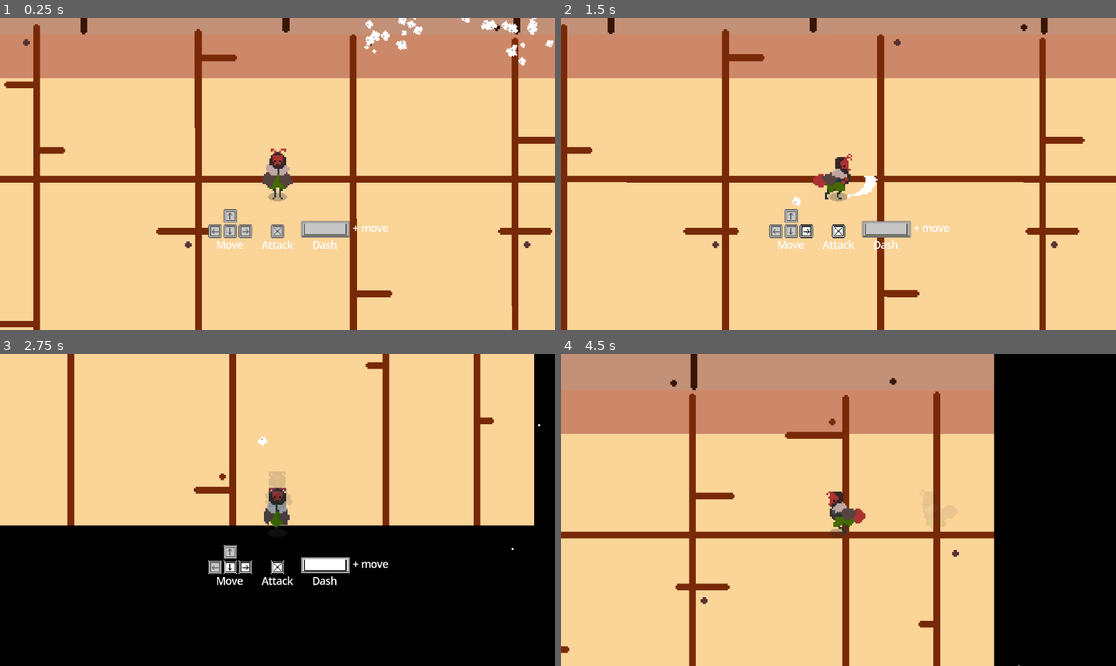
Above: before the commit, frames 1-4 (two rows, left to right).
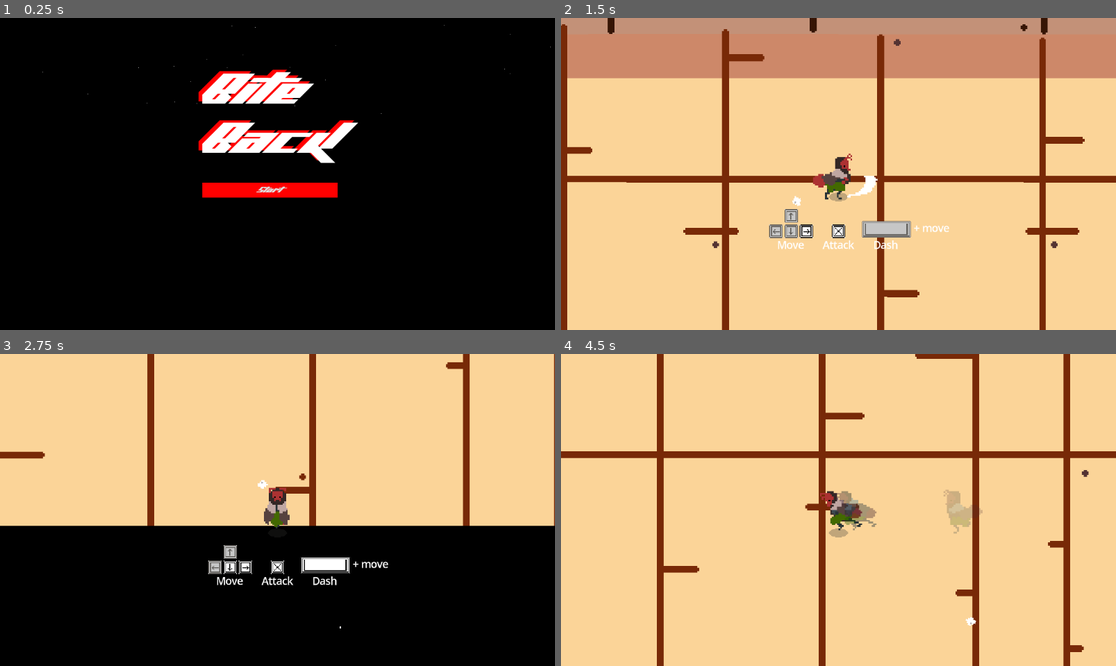
Above: after the commit, the same moments.

Repository: TroyAWilson/Bite_Back
Game: Godot game, scene res://scenes/title.tscn
Same seed, same stepped clock (60 frames per second), same inputs: the game is played once before the commit and once after it. Before the commit the project starts from res://scenes/game.tscn.
Inputs (mouse positions are in pixels of both pictures, inside the frame that each line leads up to):
- Up to frame 1 (0.25 s): no input
- Up to frame 2 (1.5 s): click (832, 189) at 0.5 s, where only the run after the commit has a clickable "Start"; tap Enter (ui_accept) at 1.25 s; hold Right (ui_right) from 1.28 s (still down); tap X (attack) at 1.35 s
- Up to frame 3 (2.75 s): tap Enter (ui_accept) at 1.52, 1.82, 2.27, 2.3, 2.57 s; tap Space (dash, bound only after the commit) at 1.55, 2.1 s; release Right (ui_right) at 2.03 s; hold Down (ui_down) from 2.03 s (still down)
- Up to frame 4 (4.5 s): release Down (ui_down) at 2.78 s; hold Right (ui_right) 2.78-3.53 s; tap Enter (ui_accept) at 2.85, 3.77, 4.07 s; tap X (attack) at 3.05, 3.6 s; hold Up (ui_up) 3.53-4.28 s; tap Space (dash, bound only after the commit) at 3.8, 4.35 s; hold Left (ui_left) from 4.28 s (still down)

The runs differ from the first frame. In frame 1, 100% of the frame differs, in the area x 0-100%, y 0-100%; in frame 2, nothing differs; in frame 3, 8.5%; in frame 4, 52%.

Commit message:
WIP controller support

Diff:
--- a/autoload/audio_controller.gd
+++ b/autoload/audio_controller.gd
@@ -9,6 +9,8 @@
 const steps := preload("res://audio/steps.mp3")
 const bossDie := preload("res://audio/BossDieSound.mp3")
 const victory := preload("res://audio/victory.mp3")
+const defeat := preload("res://audio/defeat.mp3")
+const menu := preload("res://audio/DavidKBD - Pink Bloom Pack - 08 - Lost Spaceship's Signal.ogg")
 
 func _ready() -> void:
 	music_player = AudioStreamPlayer.new()
@@ -17,12 +19,13 @@
 	add_child(music_player)
 	add_child(sfx_player)
 
-func play_music(stream: AudioStream) -> void:
+func play_music(stream: AudioStream, volume : float = -25.0) -> void:
 	if music_player.stream == stream and music_player.playing:
 		return
 
+	stream.loop = true
 	music_player.stream = stream
-	music_player.volume_db = -25.0
+	music_player.volume_db = volume
 	music_player.play()
 
 func play_bkg() -> void:
--- a/project.godot
+++ b/project.godot
@@ -11,7 +11,7 @@
 [application]
 
 config/name="Bite Back"
-run/main_scene="res://scenes/game.tscn"
+run/main_scene="res://scenes/title.tscn"
 config/features=PackedStringArray("4.3", "GL Compatibility")
 config/icon="res://icon.svg"
 
@@ -29,6 +29,37 @@
 attack={
 "deadzone": 0.5,
 "events": [Object(InputEventKey,"resource_local_to_scene":false,"resource_name":"","device":-1,"window_id":0,"alt_press …(192 unchanged characters)…
+, Object(InputEventJoypadButton,"resource_local_to_scene":false,"resource_name":"","device":-1,"button_index":2,"pressure":0.0,"pressed":true,"script":null)
+]
+}
+move_up={
+"deadzone": 0.5,
+"events": [Object(InputEventKey,"resource_local_to_scene":false,"resource_name":"","device":0,"window_id":0,"alt_pressed":false,"shift_pressed":false,"ctrl_pressed":false,"meta_pressed":false,"pressed":false,"keycode":0,"physical_keycode":4194320,"key_label":0,"unicode":0,"location":0,"echo":false,"script":null)
+, Object(InputEventJoypadMotion,"resource_local_to_scene":false,"resource_name":"","device":-1,"axis":1,"axis_value":-1.0,"script":null)
+]
+}
+move_down={
+"deadzone": 0.5,
+"events": [Object(InputEventKey,"resource_local_to_scene":false,"resource_name":"","device":-1,"window_id":0,"alt_pressed":false,"shift_pressed":false,"ctrl_pressed":false,"meta_pressed":false,"pressed":false,"keycode":0,"physical_keycode":4194322,"key_label":0,"unicode":0,"location":0,"echo":false,"script":null)
+, Object(InputEventJoypadMotion,"resource_local_to_scene":false,"resource_name":"","device":-1,"axis":1,"axis_value":1.0,"script":null)
+]
+}
+move_left={
+"deadzone": 0.5,
+"events": [Object(InputEventKey,"resource_local_to_scene":false,"resource_name":"","device":-1,"window_id":0,"alt_pressed":false,"shift_pressed":false,"ctrl_pressed":false,"meta_pressed":false,"pressed":false,"keycode":0,"physical_keycode":4194319,"key_label":0,"unicode":0,"location":0,"echo":false,"script":null)
+, Object(InputEventJoypadMotion,"resource_local_to_scene":false,"resource_name":"","device":-1,"axis":0,"axis_value":-1.0,"script":null)
+]
+}
+move_right={
+"deadzone": 0.5,
+"events": [Object(InputEventKey,"resource_local_to_scene":false,"resource_name":"","device":-1,"window_id":0,"alt_pressed":false,"shift_pressed":false,"ctrl_pressed":false,"meta_pressed":false,"pressed":false,"keycode":0,"physical_keycode":4194321,"key_label":0,"unicode":0,"location":0,"echo":false,"script":null)
+, Object(InputEventJoypadMotion,"resource_local_to_scene":false,"resource_name":"","device":-1,"axis":0,"axis_value":1.0,"script":null)
+]
+}
+dash={
+"deadzone": 0.5,
+"events": [Object(InputEventKey,"resource_local_to_scene":false,"resource_name":"","device":-1,"window_id":0,"alt_pressed":false,"shift_pressed":false,"ctrl_pressed":false,"meta_pressed":false,"pressed":false,"keycode":0,"physical_keycode":32,"key_label":0,"unicode":32,"location":0,"echo":false,"script":null)
+, Object(InputEventJoypadButton,"resource_local_to_scene":false,"resource_name":"","device":-1,"button_index":0,"pressure":0.0,"pressed":true,"script":null)
 ]
 }
 
--- a/scenes/enemy.tscn
+++ b/scenes/enemy.tscn
@@ -133,6 +133,18 @@
 "transitions": PackedFloat32Array(1),
 "update": 1,
 "values": [true]
+}
+tracks/10/type = "value"
+tracks/10/imported = false
+tracks/10/enabled = true
+tracks/10/path = NodePath("dangerZone:position")
+tracks/10/interp = 1
+tracks/10/loop_wrap = true
+tracks/10/keys = {
+"times": PackedFloat32Array(0),
+"transitions": PackedFloat32Array(1),
+"update": 0,
+"values": [Vector2(0, 0)]
 }
 
 [sub_resource type="Animation" id="Animation_53p5q"]
@@ -489,12 +501,65 @@
 "values": [true]
 }
 
+[sub_resource type="Animation" id="Animation_o4l5x"]
+resource_name = "swipe2"
+length = 0.3
+tracks/0/type = "value"
+tracks/0/imported = false
+tracks/0/enabled = true
+tracks/0/path = NodePath("dangerZone:position")
+tracks/0/interp = 1
+tracks/0/loop_wrap = true
+tracks/0/keys = {
+"times": PackedFloat32Array(0),
+"transitions": PackedFloat32Array(1),
+"update": 0,
+"values": [Vector2(0, 0)]
+}
+tracks/1/type = "value"
+tracks/1/imported = false
+tracks/1/enabled = true
+tracks/1/path = NodePath("hand:modulate")
+tracks/1/interp = 1
+tracks/1/loop_wrap = true
+tracks/1/keys = {
+"times": PackedFloat32Array(0),
+"transitions": PackedFloat32Array(1),
+"update": 0,
+"values": [Color(1, 1, 1, 1)]
+}
+tracks/2/type = "value"
+tracks/2/imported = false
+tracks/2/enabled = true
+tracks/2/path = NodePath("hand:rotation")
+tracks/2/interp = 1
+tracks/2/loop_wrap = true
+tracks/2/keys = {
+"times": PackedFloat32Array(0),
+"transitions": PackedFloat32Array(1),
+"update": 0,
+"values": [1.5708]
+}
+tracks/3/type = "value"
+tracks/3/imported = false
+tracks/3/enabled = true
+tracks/3/path = NodePath("hand:position")
+tracks/3/interp = 1
+tracks/3/loop_wrap = true
+tracks/3/keys = {
+"times": PackedFloat32Array(0, 0.3),
+"transitions": PackedFloat32Array(1, 1),
+"update": 0,
+"values": [Vector2(1362, 49), Vector2(-59, 49)]
+}
+
 [sub_resource type="AnimationLibrary" id="AnimationLibrary_q182u"]
 _data = {
 "RESET": SubResource("Animation_7f5y6"),
 "die": SubResource("Animation_53p5q"),
 "idle": SubResource("Animation_ocmx5"),
 "slam": SubResource("Animation_l2jbh"),
+"swipe2": SubResource("Animation_o4l5x"),
 "swipeA": SubResource("Animation_8il2r"),
 "swipeB": SubResource("Animation_xgv3t")
 }
@@ -516,6 +581,7 @@
 damping_max = 300.0
 scale_min = 0.4
 scale_max = 1.2
+color = Color(0.55, 0.48, 0.38, 0.7)
 
 [node name="Enemy" type="CharacterBody2D"]
 script = ExtResource("1_goghg")
@@ -547,10 +613,17 @@
 
 [node name="dangerZone" type="ColorRect" parent="."]
 visible = false
-offset_left = -679.0
-offset_top = 146.0
-offset_right = 617.0
-offset_bottom = 250.0
+anchors_preset = 8
+anchor_left = 0.5
+anchor_top = 0.5
+anchor_right = 0.5
+anchor_bottom = 0.5
+offset_left = -646.0
+offset_top = 30.0
+offset_right = 650.0
+offset_bottom = 134.0
+grow_horizontal = 2
+grow_vertical = 2
 color = Color(0.812789, 0, 0.0710967, 0.611765)
 metadata/_edit_use_anchors_ = true
 
--- a/scenes/game.tscn
+++ b/scenes/game.tscn
@@ -34,7 +34,7 @@
 texture = ExtResource("2_eym1y")
 
 [node name="Enemy" parent="." node_paths=PackedStringArray("player") instance=ExtResource("2_fmqdt")]
-position = Vector2(104, -55)
+position = Vector2(219, -80)
 player = NodePath("../Player")
 
 [node name="Player" parent="." instance=ExtResource("1_cp4mx")]
--- /dev/null
+++ b/scenes/title.tscn
@@ -0,0 +1,69 @@
+[gd_scene load_steps=6 format=3 uid="uid://ydpgk5nkrthg"]
+
+[ext_resource type="Script" path="res://scripts/title.gd" id="1_7ttlw"]
+[ext_resource type="FontFile" uid="uid://d5n2jvyc3i3y" path="res://hypik.otf" id="2_lga6n"]
+
+[sub_resource type="PlaceholderTexture2D" id="PlaceholderTexture2D_b08d1"]
+
+[sub_resource type="ParticleProcessMaterial" id="ParticleProcessMaterial_qiaew"]
+particle_flag_disable_z = true
+emission_shape = 3
+emission_box_extents = Vector3(1152, 20, 1)
+direction = Vector3(0, -1, 0)
+spread = 20.0
+initial_velocity_min = 10.0
+initial_velocity_max = 25.0
+gravity = Vector3(0, 0, 0)
+
+[sub_resource type="StyleBoxFlat" id="StyleBoxFlat_3755b"]
+bg_color = Color(1, 0, 0, 1)
+
+[node name="Title" type="Node2D"]
+script = ExtResource("1_7ttlw")
+
+[node name="background" type="Node2D" parent="."]
+
+[node name="Sprite2D" type="Sprite2D" parent="background"]
+modulate = Color(0, 0, 0, 1)
+z_index = -10
+position = Vector2(581.938, 324.938)
+scale = Vector2(1178.13, 662.125)
+texture = SubResource("PlaceholderTexture2D_b08d1")
+
+[node name="GPUParticles2D2" type="GPUParticles2D" parent="."]
+z_index = -5
+position = Vector2(0, 200)
+amount = 100
+process_material = SubResource("ParticleProcessMaterial_qiaew")
+lifetime = 15.0
+preprocess = 8.0
+visibility_rect = Rect2(-1000, -1000, 2000, 2000)
+
+[node name="RichTextLabel2" type="RichTextLabel" parent="."]
+offset_left = 412.0
+offset_top = 98.0
+offset_right = 748.0
+offset_bottom = 314.0
+theme_override_fonts/bold_font = ExtResource("2_lga6n")
+bbcode_enabled = true
+text = "[color=red][font_size=90][b]Bite Back"
+
+[node name="RichTextLabel" type="RichTextLabel" parent="."]
+offset_left = 420.0
+offset_top = 103.0
+offset_right = 756.0
+offset_bottom = 319.0
+theme_override_fonts/bold_font = ExtResource("2_lga6n")
+bbcode_enabled = true
+text = "[font_size=90][b]Bite Back"
+
+[node name="Button" type="Button" parent="."]
+offset_left = 420.0
+offset_top = 342.0
+offset_right = 701.0
+offset_bottom = 373.0
+theme_override_fonts/font = ExtResource("2_lga6n")
+theme_override_styles/normal = SubResource("StyleBoxFlat_3755b")
+text = "Start"
+
+[connection signal="pressed" from="Button" to="." method="_on_button_pressed"]
--- a/scripts/enemy.gd
+++ b/scripts/enemy.gd
@@ -5,6 +5,7 @@
 @onready var shadow := $shadow
 @onready var hand := $hand
 @onready var col := $CollisionShape2D
+@onready var hurtbox := $hurtbox/CollisionShape2D
 @onready var AP := $AnimationPlayer
 @onready var dangerZone := $dangerZone
 
@@ -31,10 +32,15 @@
 	col.disabled = true
 
 func _physics_process(delta: float) -> void:
+
+	#if Input.is_action_just_pressed("attack"):
+		#_swipe2()
+
+
 	if dead or enemyState == State.DEAD:
-
 		return
-
+	if GameController.playerReady:
+		visible = true
 	if GameController.playerReady and enemyState != State.ATTACKING:
 		await get_tree().create_timer(intervalSpeed).timeout
 		start_attack()
@@ -75,7 +81,7 @@
 			tween.tween_interval(0.7)
 		1:
 			pursue = false
-			tween.tween_callback(_swipe)
+			tween.tween_callback(_swipe2)
 			tween.tween_interval(intervalSpeed)
 
 	if enemyHealth <= 5 and SPEED < 130:
@@ -93,6 +99,42 @@
 	await AP.animation_finished
 	AP.play('idle')
 	await get_tree().create_timer(2).timeout
+	enemyState = State.IDLE
+
+func _swipe2() -> void:
+	#Reworked this to lock on to the player rather than be
+	# predefined locations
+
+	hand.visible = true
+	hand.modulate.a = 1
+	hand.rotate(deg_to_rad(90))
+	hurtbox.disabled = false
+	dangerZone.visible = true
+
+	pursue = false
+	enemyState = State.ATTACKING
+
+	var playerLocation = player.global_position
+
+	hurtbox.global_position = Vector2(400, playerLocation.y)
+	hand.global_position = Vector2(400, playerLocation.y)
+	dangerZone.global_position = Vector2(-800, playerLocation.y -25)
+
+	dangerZone.visible = true
+	await get_tree().create_timer(1).timeout
+	dangerZone.visible = false
+
+	var tween = create_tween()
+
+	tween.set_parallel(true)
+	tween.tween_property(hand, "global_position:x", -800, 1)
+	tween.tween_property(hurtbox, "global_position:x", -800, 1)
+
+	await tween.finished
+
+	dangerZone.visible = false
+	hurtbox.disabled = true
+	hand.rotate(deg_to_rad(-90))
 	enemyState = State.IDLE
 
 func _swipe() -> void:
@@ -112,9 +154,6 @@
 			swipeAnim = "swipeB"
 			dangerZone.position.y = -60
 
-	print(dangerZone.position)
-	print(hand.position)
-	print(position)
 	var swipe_tween := create_tween()
 	swipe_tween.tween_property(hand,  "modulate:a", 1.0, 0.1)
 	#hand.visible = true
@@ -162,7 +201,6 @@
 	player.playAnimation('idle')
 
 	for tween in get_tree().get_processed_tweens():
-		print(tween)
 		if tween.is_valid():
 				tween.kill()
 
--- a/scripts/game.gd
+++ b/scripts/game.gd
@@ -6,7 +6,7 @@
 	AudioController.play_bkg()
 
 func _process(delta: float) -> void:
-	var dir_input = Input.get_vector("ui_left","ui_right","ui_up","ui_down")
+	var dir_input = round(Input.get_vector("move_left","move_right","move_up","move_down"))
 	match dir_input:
 		Vector2(0,1):
 			if not GameController.downCheck:
--- a/scripts/player.gd
+++ b/scripts/player.gd
@@ -44,14 +44,15 @@
 
 	if currentState == State.DEAD:
 		dust.emitting = false
+		if Input.is_action_just_pressed("dash"):
+			get_tree().reload_current_scene()
 		return
 
 	if currentState == State.ATTACKING:
 		dust.emitting = false
 		return
 
-	var dir_input = Input.get_vector("ui_left","ui_right","ui_up","ui_down")
-
+	var dir_input = round(Input.get_vector("move_left","move_right","move_up","move_down"))
 	if dir_input != Vector2.ZERO:
 		lastDirection = dir_input
 
@@ -77,7 +78,7 @@
 		await AP.animation_finished
 		currentState = State.IDLE
 
-	if dir_input and Input.is_action_just_pressed("ui_accept") and canDash:
+	if dir_input and Input.is_action_just_pressed("dash") and canDash:
 		dash(dir_input)
 
 	if dashing:
@@ -88,6 +89,7 @@
 				playAnimation('dash_L')
 			Vector2(1,0):
 				playAnimation('dash_R')
+			#Down is already default
 
 		afterImageTimer -= delta
 		if afterImageTimer <= 0.0:
@@ -180,6 +182,7 @@
 
 func takeDamage() -> void:
 	currentState = State.DEAD
+	AudioController.play_music(AudioController.defeat)
 	playAnimation('die')
 	youDied.visible = true
 	youDied2.visible = true
--- /dev/null
+++ b/scripts/title.gd
@@ -0,0 +1,11 @@
+extends Node2D
+
+func _on_button_pressed() -> void:
+	get_tree().change_scene_to_file("res://scenes/game.tscn")
+
+func _ready() -> void:
+	AudioController.play_music(AudioController.menu, -35)
+
+func _process(delta: float) -> void:
+	if Input.is_action_just_pressed("dash"):
+		get_tree().change_scene_to_file("res://scenes/game.tscn")
Not shown, added: audio/DavidKBD - Pink Bloom Pack - 08 - Lost Spaceship's Signal.ogg.import
Not shown, added: audio/defeat.mp3.import
Not shown, added: audio/mensch-maschine-funeral-march-grave-162719.mp3.import
Not shown: 1 places in scenes/enemy.tscn that only renumber resources
Not shown, added: audio/DavidKBD - Pink Bloom Pack - 08 - Lost Spaceship's Signal.ogg
Not shown, added: audio/defeat.mp3
